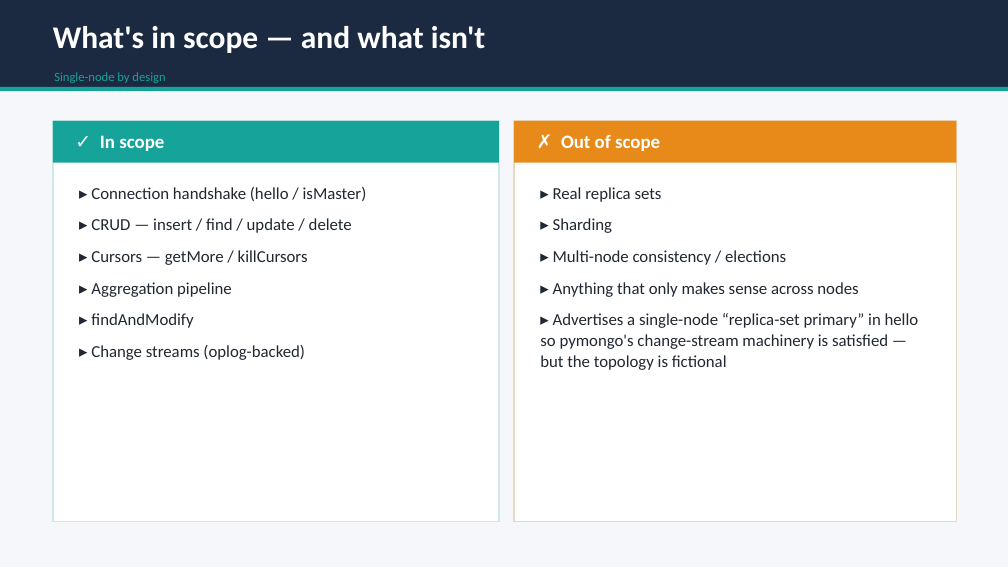
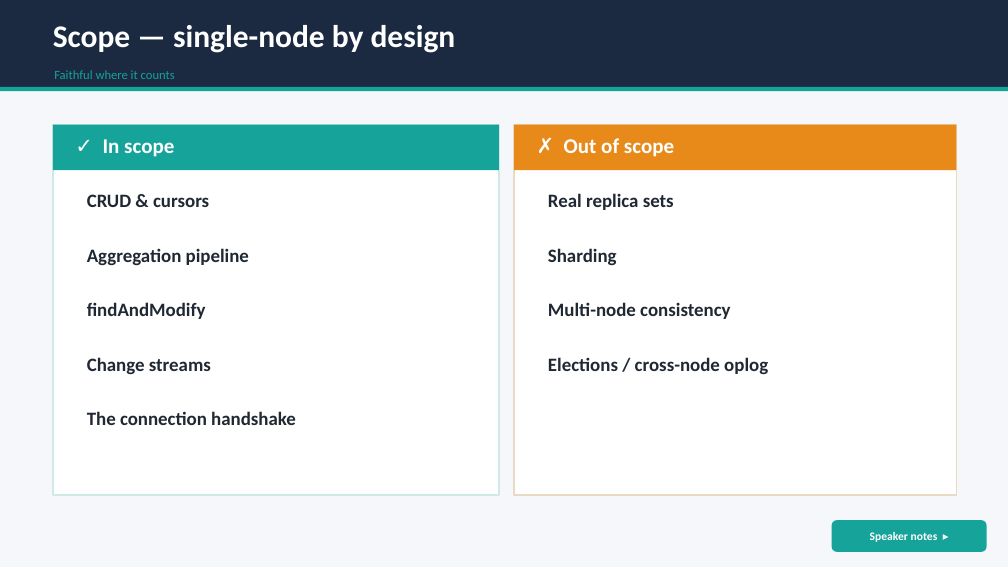
Before and after one commit to jdrumgoole/SecantusDB, a slide deck: slide 9 of docs/presentations/SecantusDB-overview.pptx. Drawn at 1008x567 pixels with LibreOffice and Linux fonts; fonts in the diff are those of the drawing. Boxes give left, top, right and bottom in pixels: in the first picture for what was removed or moved away, otherwise in the second. Text is boxed around its words. In the diff, an @@ line names an element or a change of style, - is before the commit and + after.

```diff
--- a/docs/presentations/SecantusDB-overview.pptx
+++ b/docs/presentations/SecantusDB-overview.pptx
@@ text at box(53, 25, 456, 53): text changed; size 12 to 30 pt; text colour #15A39A to #FFFFFF; bold on @@
-Single-node by design
+Scope — single-node by design
@@ text removed at box(53, 26, 485, 53) @@
-What's in scope — and what isn't
@@ text added at box(54, 70, 175, 79), 12 pt, text #15A39A @@
+Faithful where it counts
@@ rectangle: place and size @@
-rectangle at box(53, 121, 499, 163)
+rectangle at box(53, 125, 499, 170)
@@ rectangle: place and size @@
-rectangle at box(53, 121, 499, 522)
+rectangle at box(53, 125, 499, 495)
@@ text "✓ In scope" at box(103, 139, 174, 157): size 18 to 20 pt @@
@@ rectangle: place and size @@
-rectangle at box(514, 121, 957, 163)
+rectangle at box(514, 125, 957, 170)
@@ rectangle: place and size @@
-rectangle at box(514, 121, 957, 522)
+rectangle at box(514, 125, 957, 495)
@@ text "✗ Out of scope" at box(564, 138, 674, 157): size 18 to 20 pt @@
@@ text at box(87, 194, 209, 207): text changed; size 16 to 18 pt; bold on @@
-▸ Connection handshake (hello / isMaster)
-▸ CRUD — insert / find / update / delete
-▸ Cursors — getMore / killCursors
-▸ Aggregation pipeline
-▸ findAndModify
-▸ Change streams (oplog-backed)
+CRUD & cursors
@@ text removed at box(540, 187, 919, 370) @@
-▸ Real replica sets
-▸ Sharding
-▸ Multi-node consistency / elections
-▸ Anything that only makes sense across nodes
-▸ Advertises a single-node “replica-set primary” in hello so pymongo's change-stream machinery is satisfied — but the topology is fictional
@@ text added at box(548, 193, 674, 210), 18 pt, text #202833, bold @@
+Real replica sets
@@ text added at box(87, 248, 249, 266), 18 pt, text #202833, bold @@
+Aggregation pipeline
@@ text added at box(548, 248, 617, 265), 18 pt, text #202833, bold @@
+Sharding
@@ text added at box(87, 302, 206, 319), 18 pt, text #202833, bold @@
+findAndModify
@@ text added at box(548, 302, 730, 319), 18 pt, text #202833, bold @@
+Multi-node consistency
@@ text added at box(87, 357, 211, 374), 18 pt, text #202833, bold @@
+Change streams
@@ text added at box(548, 357, 768, 374), 18 pt, text #202833, bold @@
+Elections / cross-node oplog
@@ text added at box(87, 411, 296, 425), 18 pt, text #202833, bold @@
+The connection handshake
@@ rounded rectangle added at box(832, 520, 987, 552), fill #15A39A, 11 pt, text #FFFFFF, bold @@
+Speaker notes ▸
```
Also in this commit, not shown: 26 other slides changed, 28 slides added.
